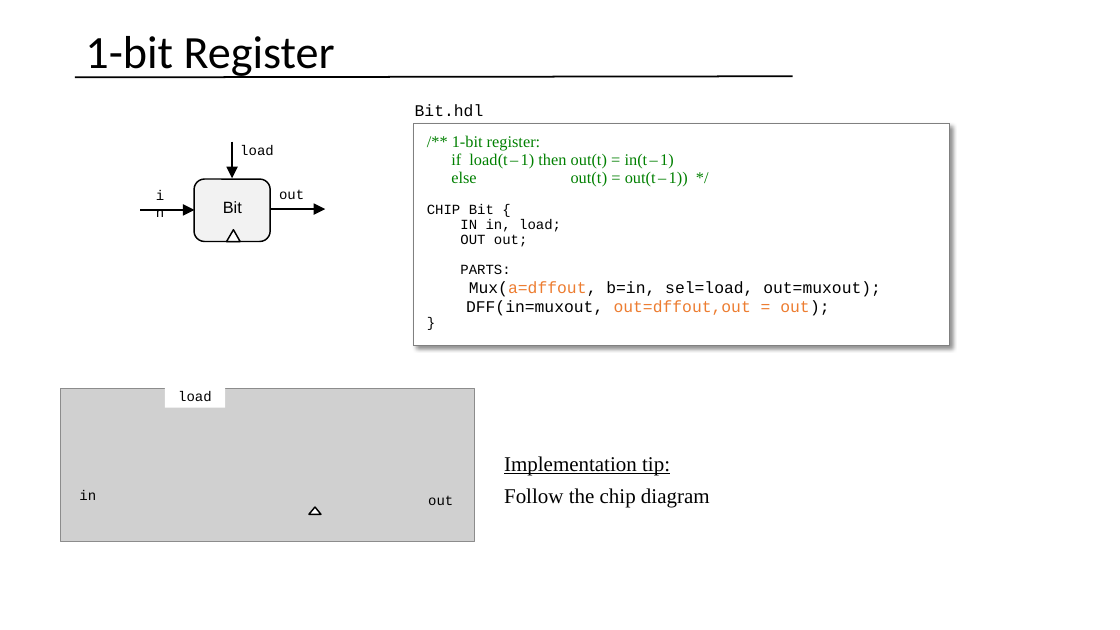
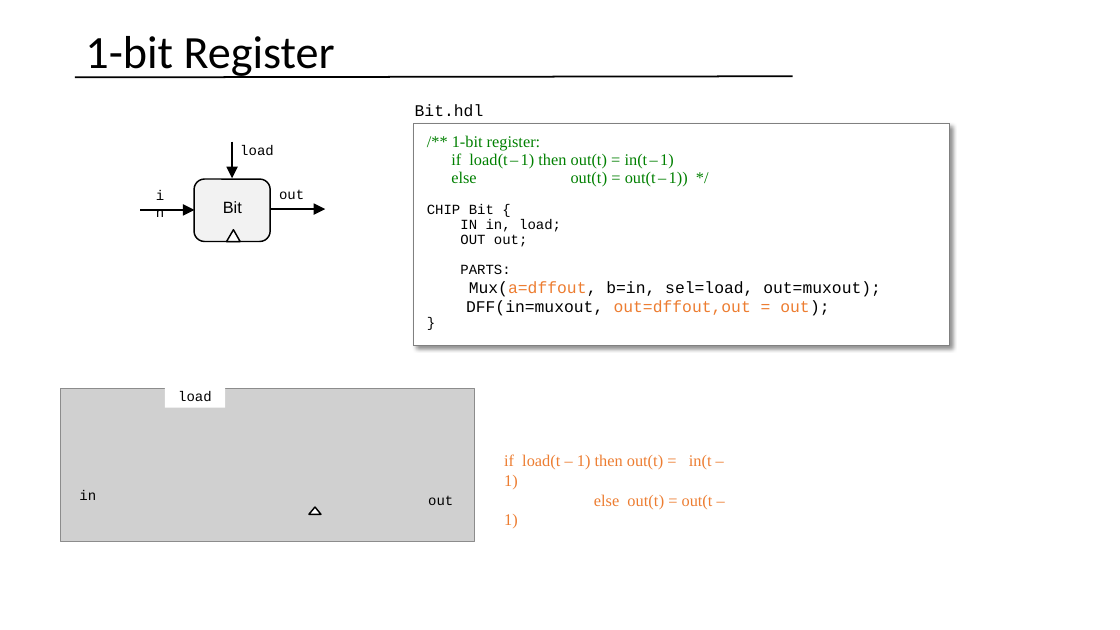
Before and after one commit to vcboy1/Leeds, a slide deck: slide 60 of 26fall/1860/Lecture/Week1.7/Lec 1.7.2 Sequential logic.pptx. Drawn at 1120x630 pixels with LibreOffice and Linux fonts; fonts in the diff are those of the drawing; grey boxes stand for pictures. Boxes give left, top, right and bottom in pixels: in the first picture for what was removed or moved away, otherwise in the second. Text is boxed around its words. In the diff, an @@ line names an element or a change of style, - is before the commit and + after.

```diff
--- a/26fall/1860/Lecture/Week1.7/Lec 1.7.2 Sequential logic.pptx
+++ b/26fall/1860/Lecture/Week1.7/Lec 1.7.2 Sequential logic.pptx
@@ text at [504, 454, 713, 528]: text changed; size 18 to 14 pt; text colour #000000 to #ED7D31 @@
-Implementation tip:
-Follow the chip diagram
+if load(t – 1) then out(t) = in(t – 1)
+else out(t) = out(t – 1)
```
Also in this commit, not shown: 2 other slides changed, 16 other files.
